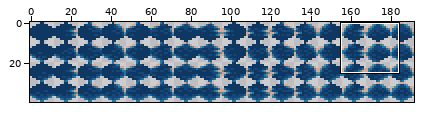
File history of a sprite sheet, assets/raw/tiles/tilesheet_water.png. The picture above shows the old version from afar; the outline marks the close-up.
Close-up. First the earlier version:
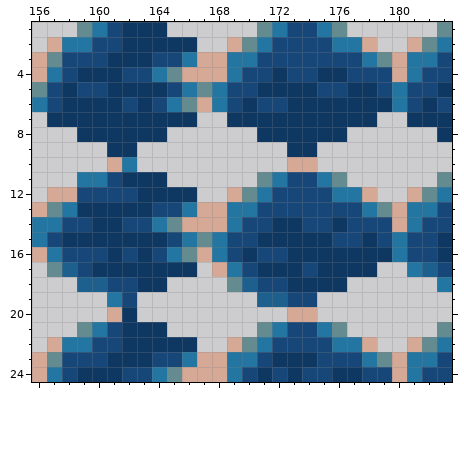
The file is 192x40 pixels. Shown: x 156..183, y 1..24.
After the commit:
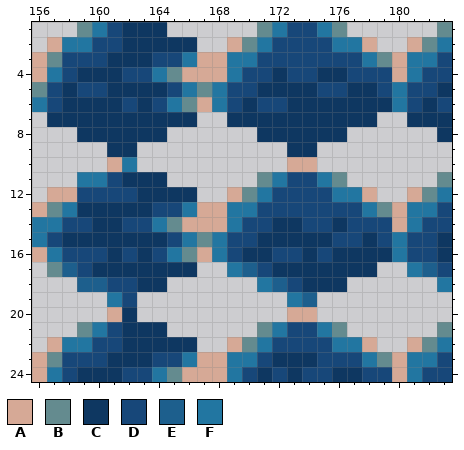
Palette (. is transparent): A #d6a996  B #648b8f  C #0e3761  D #174779  E #1d5f8d  F #2276a1
Changes in this commit:
y 16: x 171 D -> C; x 173 C -> D; x 175 C -> D
y 17: x 168 A -> .; x 170..171 DC -> ED; x 174 D -> C
y 18: x 169..173 BEDDC -> ..FED
y 19: x 171..174 EEDD -> ..FE
Pixel boxes of the changes (left, top, right, bottom) in both close-ups:
changed: (212, 247, 332, 307)
